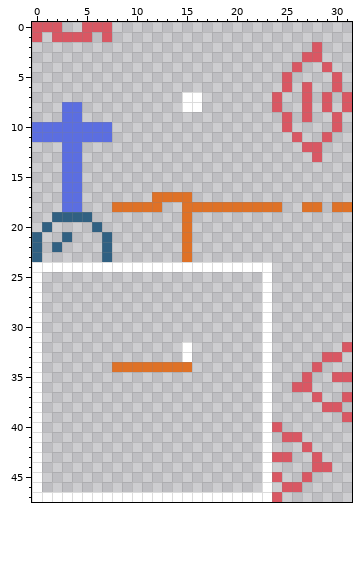
Pixel-art file: assets/Tileset.aseprite. Above is the file before it was changed.
32x48 pixels, 1 frame.
The same view after the edit:
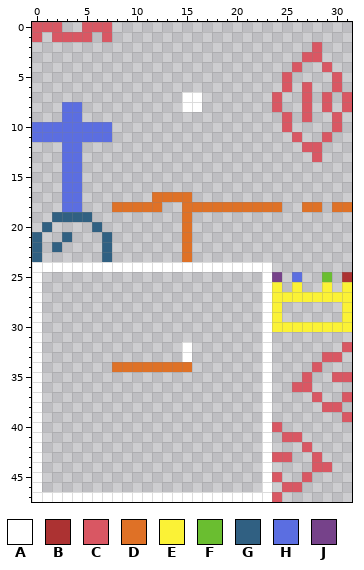
Palette (. is transparent): A #ffffff  B #ac3232  C #d95763  D #df7126  E #fbf236  F #6abe30  G #306082  H #5b6ee1  J #76428a
From old to new:
@@ x 22..31 @@
 24 AA........
-25 .A........
-26 .A........
-27 .A........
-28 .A........
-29 .A........
-30 .A........
+25 .AJ.H..F.B
+26 .AE.E..E.E
+27 .AEEEEEEEE
+28 .AE......E
+29 .AE......E
+30 .AEEEEEEEE
 31 .A........
